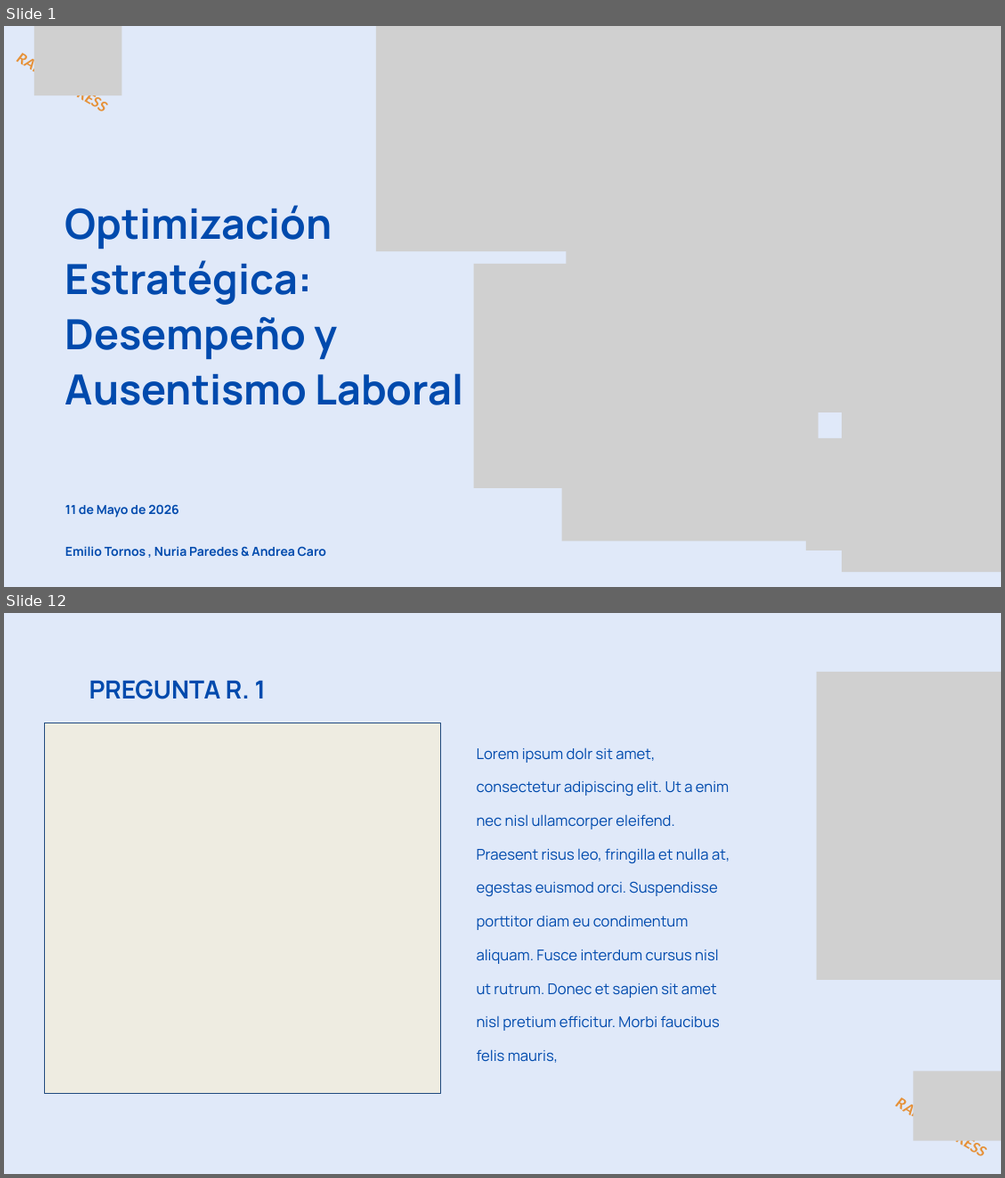
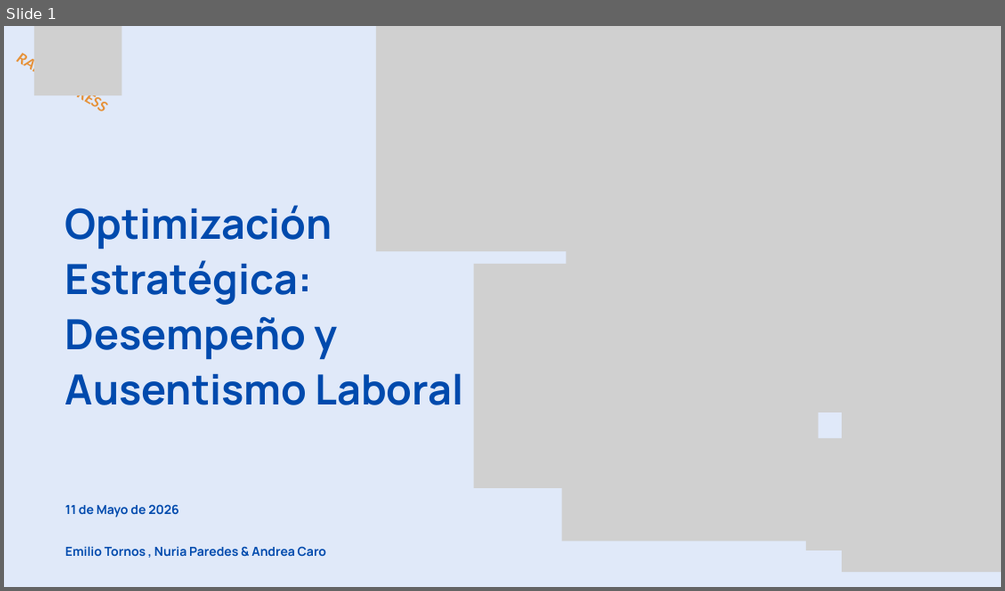
Before and after one commit to ITACADEMYprojectes/ProjecteData, a slide deck: Equip_28/Results/Analisis_PAP_and_ABL_RapidExpres_2026_04_05.pptx. Shown one above the other, each under a label of ours: slides 1 and 12 before the commit, slide 1 after it; the slides between them are not shown. The pictures are 1005x1178 and 1005x591 pixels, drawn with LibreOffice and Linux fonts; fonts in the diff are those of the drawing; grey boxes stand for pictures. Boxes give left, top, right and bottom in pixels: in the first picture for what was removed or moved away, otherwise in the second. Text is boxed around its words. In the diff, an @@ line names an element or a change of style, - is before the commit and + after.

```diff
--- a/Equip_28/Results/Analisis_PAP_and_ABL_RapidExpres_2026_04_05.pptx
+++ b/Equip_28/Results/Analisis_PAP_and_ABL_RapidExpres_2026_04_05.pptx
@@ slide 12 removed at box(4, 613, 1001, 1174), background #E0E9F9 @@
@@ text removed at box(89, 680, 266, 699) @@
-PREGUNTA R. 1
@@ picture removed at box(817, 672, 1001, 980) @@
@@ rectangle removed at box(45, 723, 441, 1093) @@
@@ text removed at box(477, 747, 729, 1062) @@
-Lorem ipsum dolr sit amet, consectetur adipiscing elit. Ut a enim nec nisl ullamcorper eleifend. Praesent risus leo, fringilla et nulla at, egestas euismod orci. Suspendisse porttitor diam eu condimentum aliquam. Fusce interdum cursus nisl ut rutrum. Donec et sapien sit amet nisl pretium efficitur. Morbi faucibus felis mauris,
@@ text removed at box(883, 1086, 999, 1174) @@
-RAPID EXPRESS
@@ picture removed at box(913, 1071, 1001, 1140) @@
```
Also in this commit, not shown: 18 slides changed, 17 other slides removed, 2 other files.
